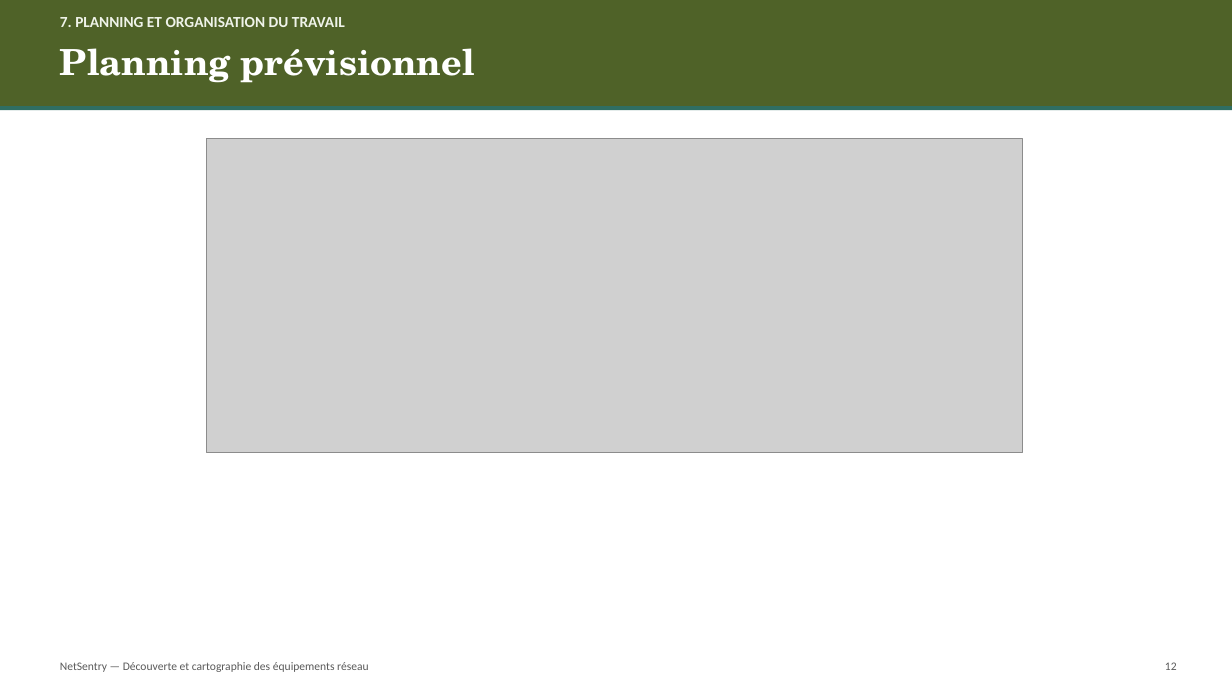
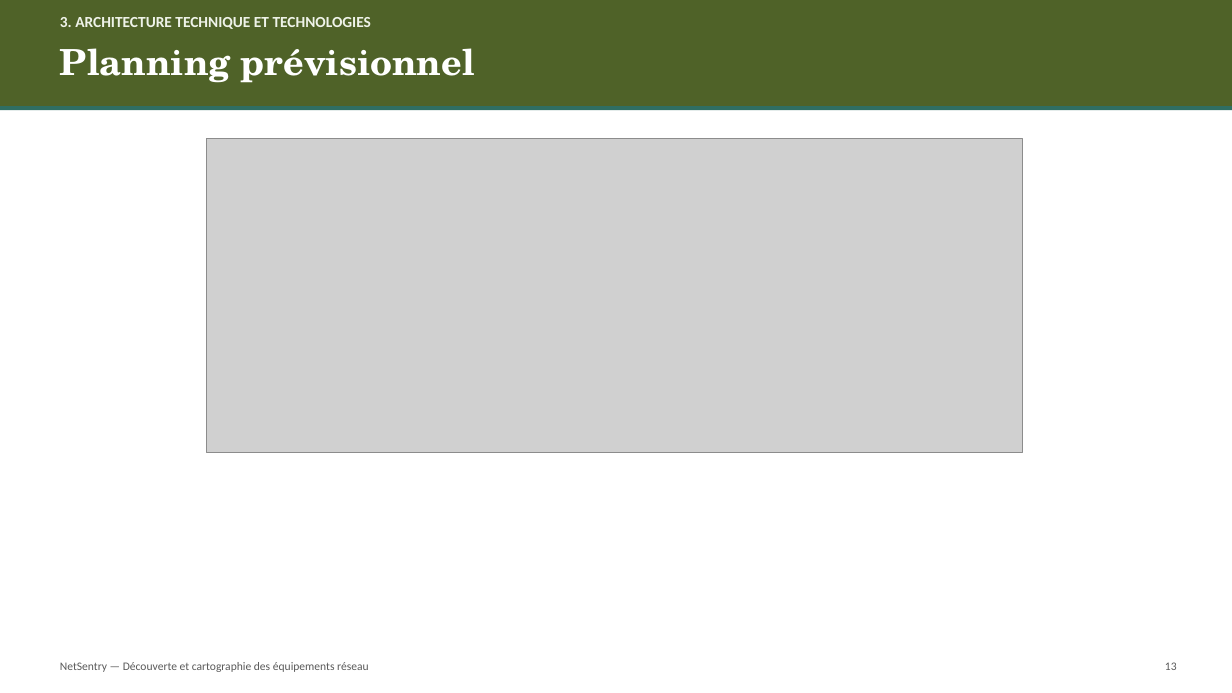
Before and after one commit to Ramiu88/NetSentry, a slide deck: slide 13 of rapport/NetSentry_Presentation.pptx (slide 12 before the commit). Drawn at 1232x693 pixels with LibreOffice and Linux fonts; fonts in the diff are those of the drawing; grey boxes stand for pictures. Boxes give left, top, right and bottom in pixels: in the first picture for what was removed or moved away, otherwise in the second. Text is boxed around its words. In the diff, an @@ line names an element or a change of style, - is before the commit and + after.

```diff
--- a/rapport/NetSentry_Presentation.pptx
+++ b/rapport/NetSentry_Presentation.pptx
@@ text at bbox=[60, 17, 371, 29]: text changed @@
-7. PLANNING ET ORGANISATION DU TRAVAIL
+3. ARCHITECTURE TECHNIQUE ET TECHNOLOGIES
```
Also in this commit, not shown: 18 other slides changed, 1 slide added.
